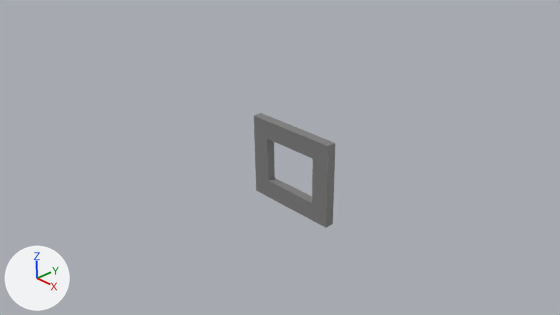
What one commit did to the Blender file Art/oven.blend.
Camera for both pictures: the file's camera 'Camera'. Lighting does not change. The marker at lower left points along +X, +Y and +Z.

Objects in the first picture: 'oven Door'.
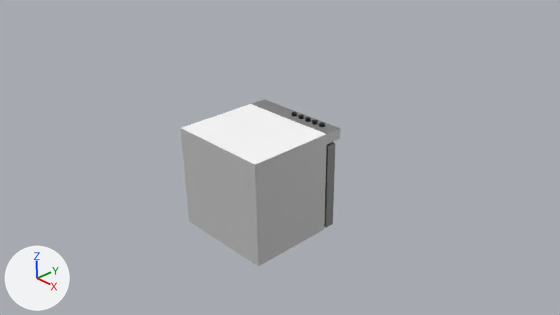
The edits, one by one:
Object 'Oven' (ob_oven) is now shown.

Where the change shows, as pixel boxes (x1, y1, x2, y2) in the pictures (560 x 315 px):
'Oven', shown: after (181, 99, 341, 266)
'oven Door', unchanged, covered by the edit: before (254, 113, 335, 228); after (324, 142, 335, 228)
